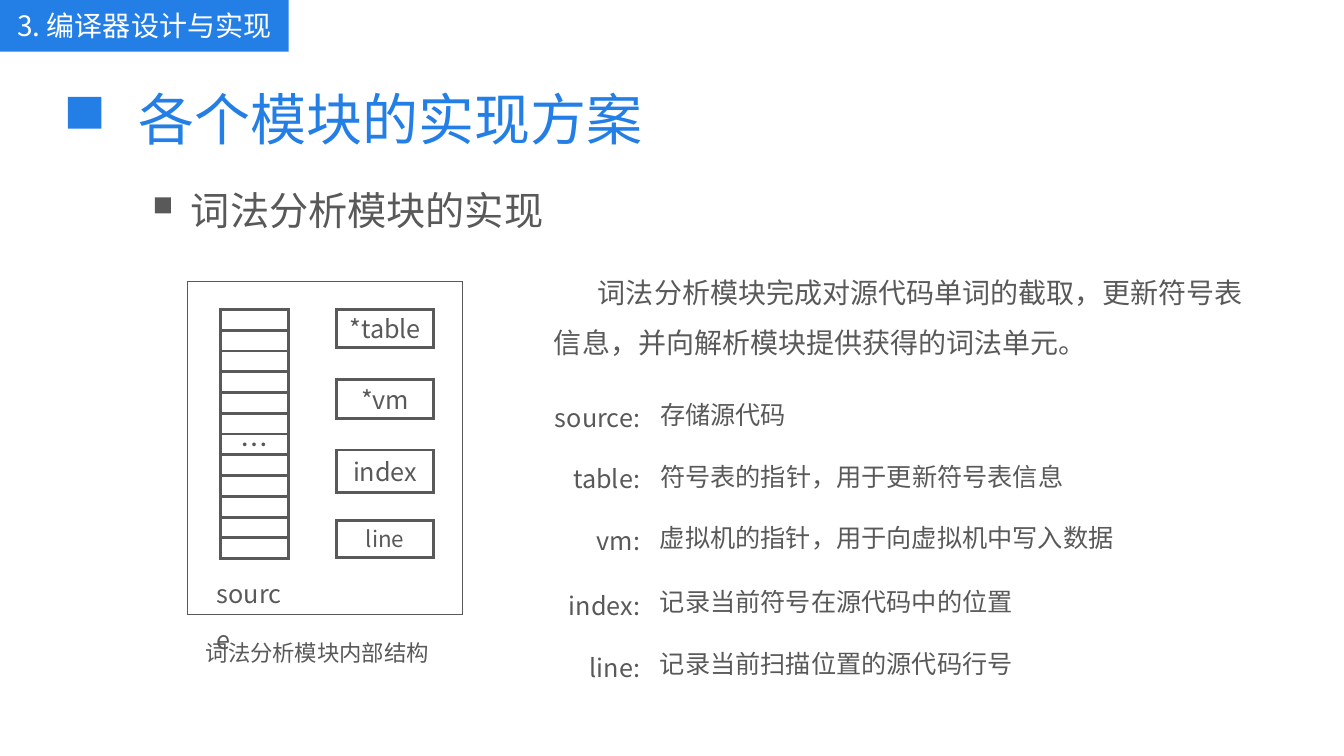
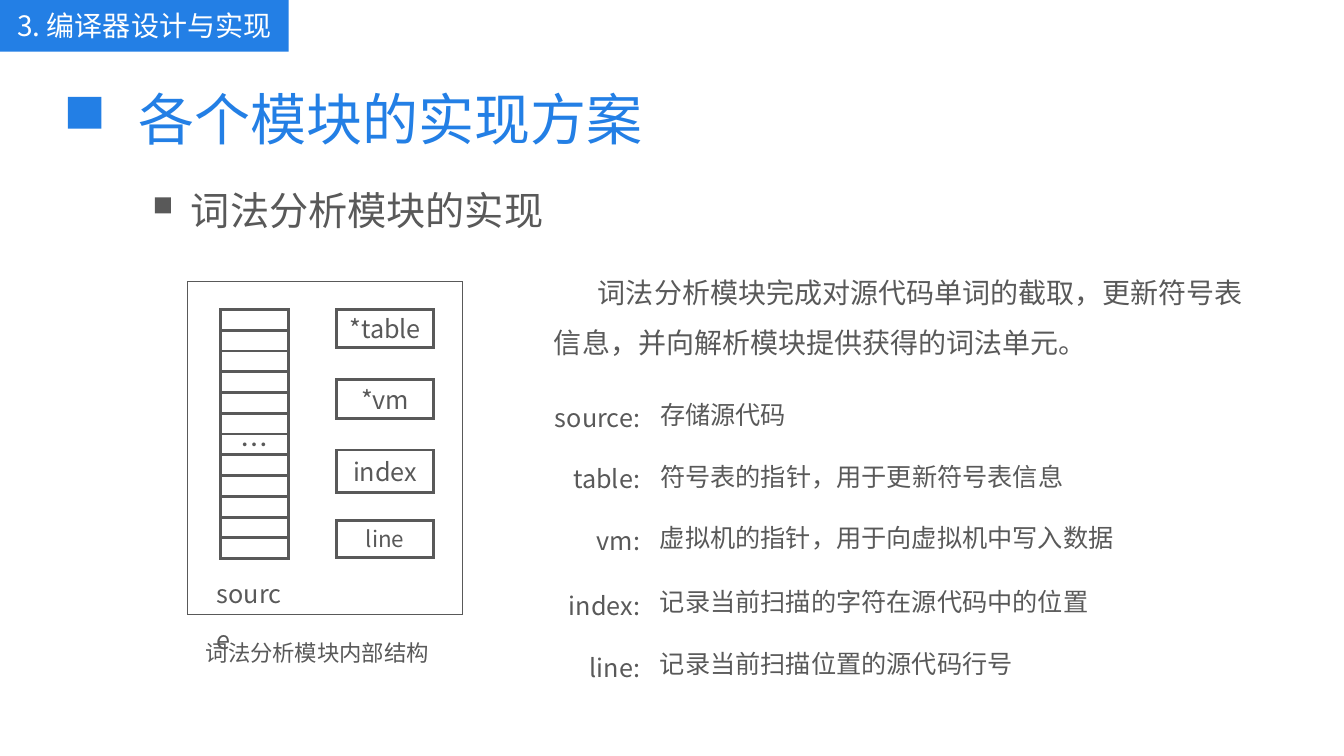
Before and after one commit to kkli28/cc, a slide deck: slide 10 of 论文相关/答辩ppt.pptx. Drawn at 1344x756 pixels with LibreOffice and Linux fonts; fonts in the diff are those of the drawing. Boxes give left, top, right and bottom in pixels: in the first picture for what was removed or moved away, otherwise in the second. Text is boxed around its words. In the diff, an @@ line names an element or a change of style, - is before the commit and + after.

```diff
--- a/论文相关/答辩ppt.pptx
+++ b/论文相关/答辩ppt.pptx
@@ text at (x1=660, y1=590, x2=1088, y2=613): text changed @@
-记录当前符号在源代码中的位置
+记录当前扫描的字符在源代码中的位置
```
Also in this commit, not shown: 10 other slides changed, 3 other files.
